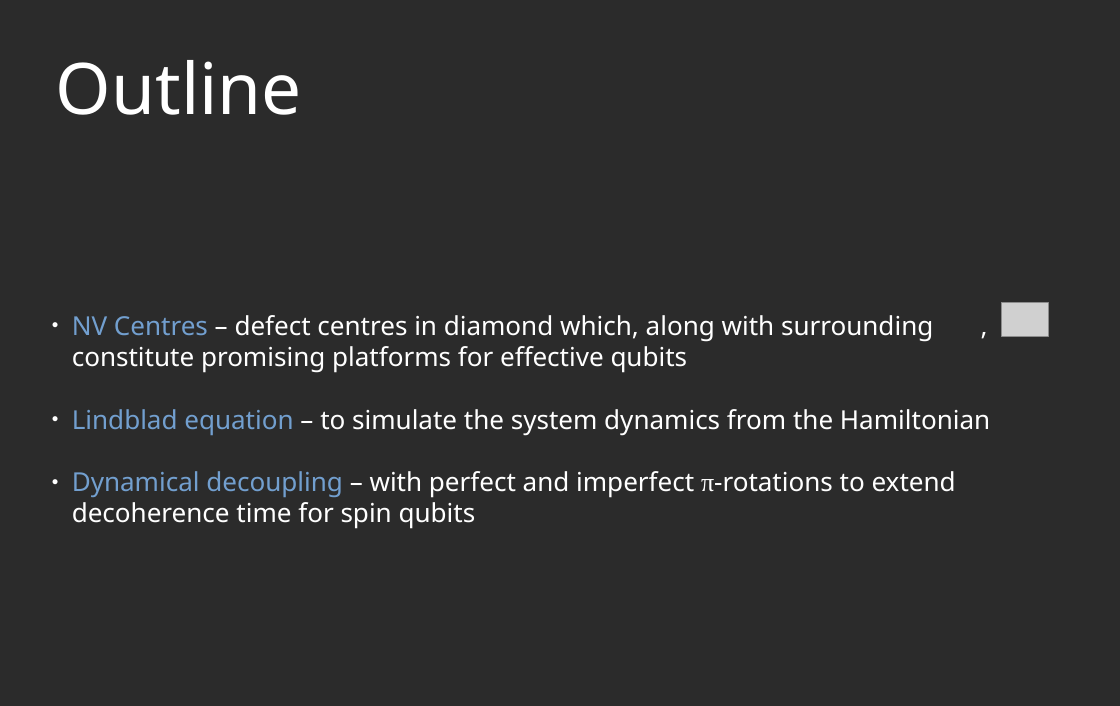
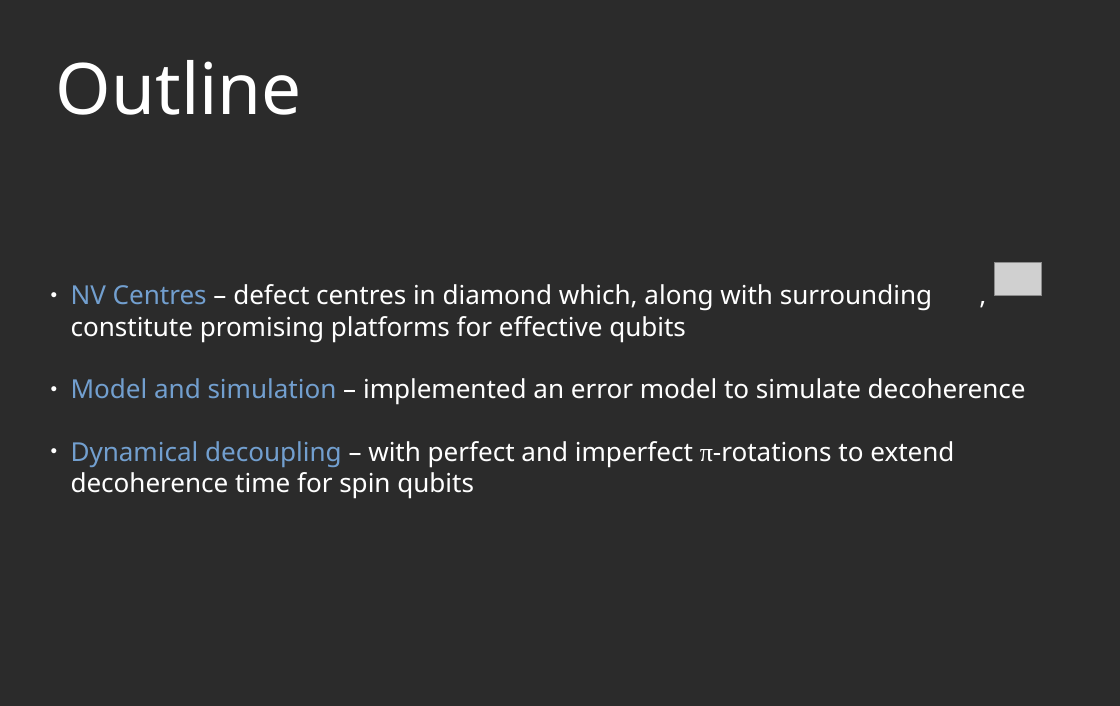
Before and after one commit to AGaliciaMartinez/Final-Project-Computational-Physics, a slide deck: slide 2 of presentation/NV_Carbons_presentation.odp. Drawn at 1120x706 pixels with LibreOffice and Linux fonts; fonts in the diff are those of the drawing; grey boxes stand for pictures; background and template pictures are left out; a plain dark background stands for a picture behind light text. Boxes give left, top, right and bottom in pixels: in the first picture for what was removed or moved away, otherwise in the second. Text is boxed around its words. In the diff, an @@ line names an element or a change of style, - is before the commit and + after.

```diff
--- a/presentation/NV_Carbons_presentation.odp
+++ b/presentation/NV_Carbons_presentation.odp
@@ text "NV Centres – defect centres ..." moved from (x1=72, y1=315, x2=990, y2=529) to (x1=71, y1=284, x2=1026, y2=499) @@
@@ picture moved from (x1=1001, y1=303, x2=1048, y2=336) to (x1=995, y1=262, x2=1041, y2=295) @@
@@ text at (x1=71, y1=378, x2=1026, y2=405): text changed @@
-● Lindblad equation – to simulate the system dynamics from the Hamiltonian
+● Model and simulation – implemented an error model to simulate decoherence
```
Also in this commit, not shown: 6 other slides changed, 1 slide added, 1 slide removed.
